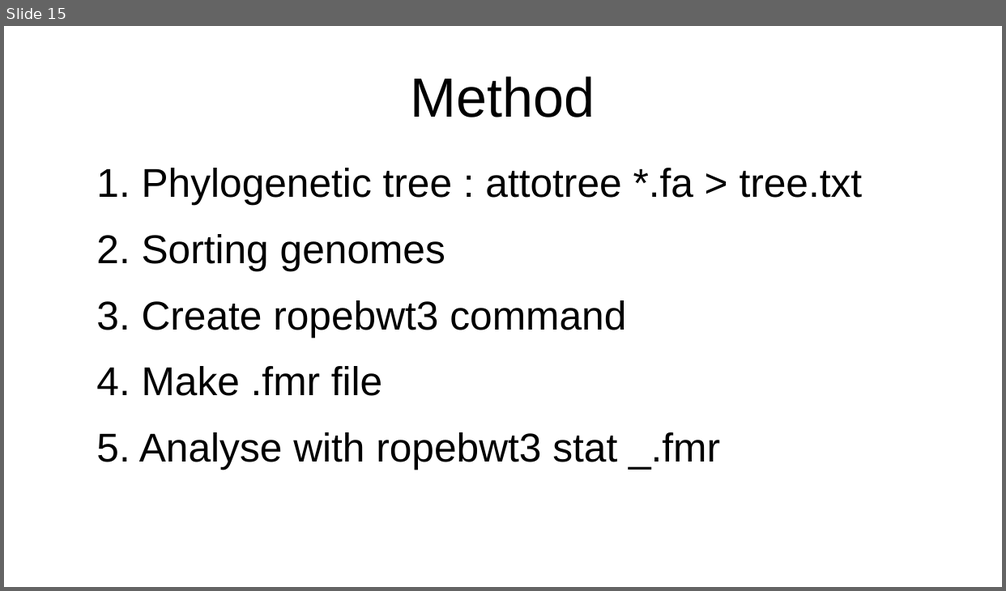
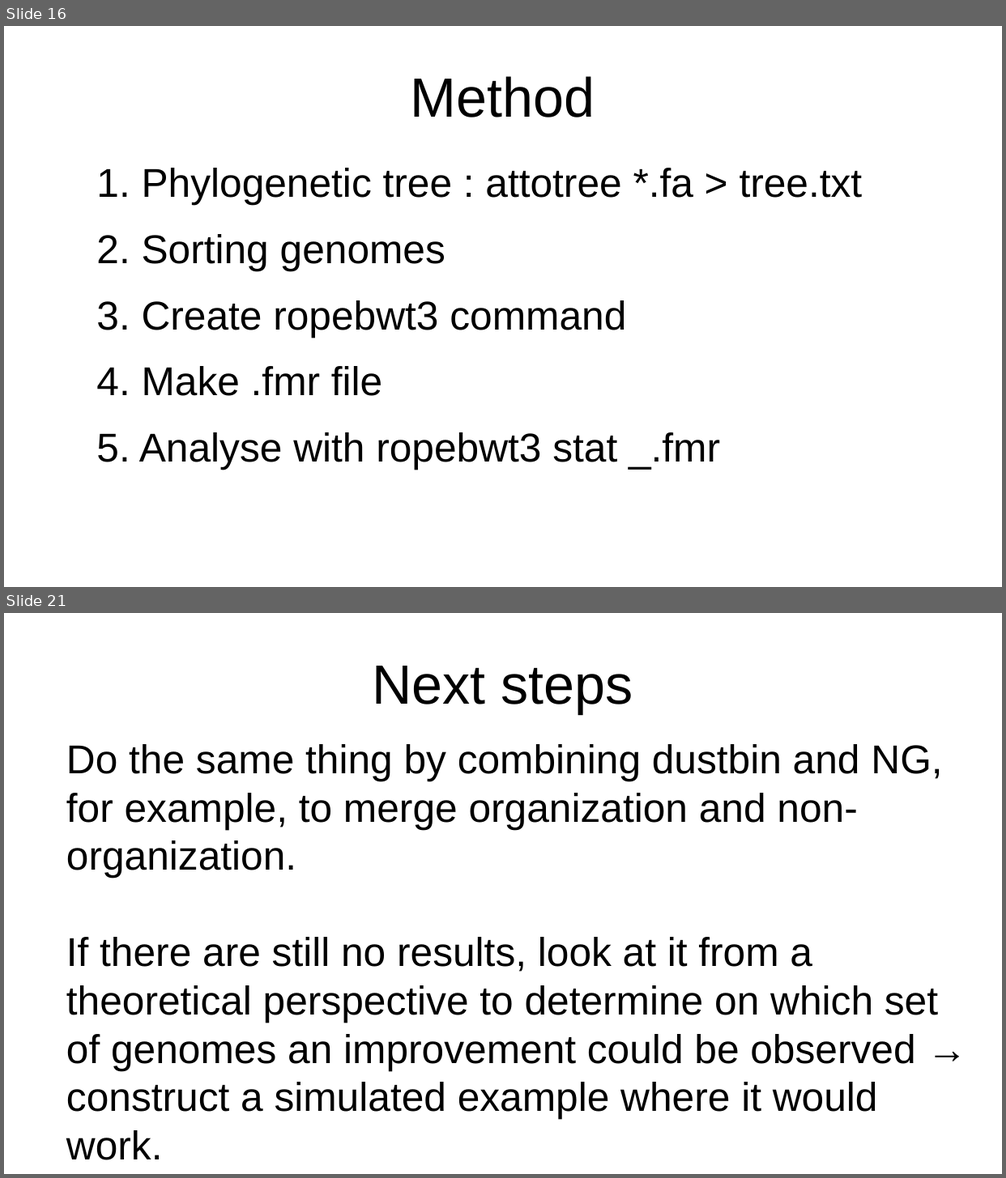
Before and after one commit to AntaoA/Amory_BWT_M1_project_Bioinfo, a slide deck: Diapo.odp. Shown one above the other, each under a label of ours: slide 15 before the commit, slides 16 and 21 after it; the slides between them are not shown. The pictures are 1006x591 and 1006x1178 pixels, drawn with LibreOffice and Linux fonts; fonts in the diff are those of the drawing. Boxes give left, top, right and bottom in pixels: in the first picture for what was removed or moved away, otherwise in the second. Text is boxed around its words. In the diff, an @@ line names an element or a change of style, - is before the commit and + after.

```diff
--- a/Diapo.odp
+++ b/Diapo.odp
@@ slide 21 added at (x1=4, y1=613, x2=1002, y2=1174), background #FFFFFF @@
@@ title added at (x1=372, y1=666, x2=633, y2=714), 44 pt, text #000000 @@
+Next steps
@@ text added at (x1=66, y1=744, x2=942, y2=1161), 32 pt, text #000000 @@
+Do the same thing by combining dustbin and NG, for example, to merge organization and non-organization.
+If there are still no results, look at it from a theoretical perspective to determine on which set of genomes an improvement could be observed → construct a simulated example where it would work.
@@ what was slide 15 is now slide 16 @@
```
Also in this commit, not shown: 2 slides changed, 5 other slides added, 12 other files.
